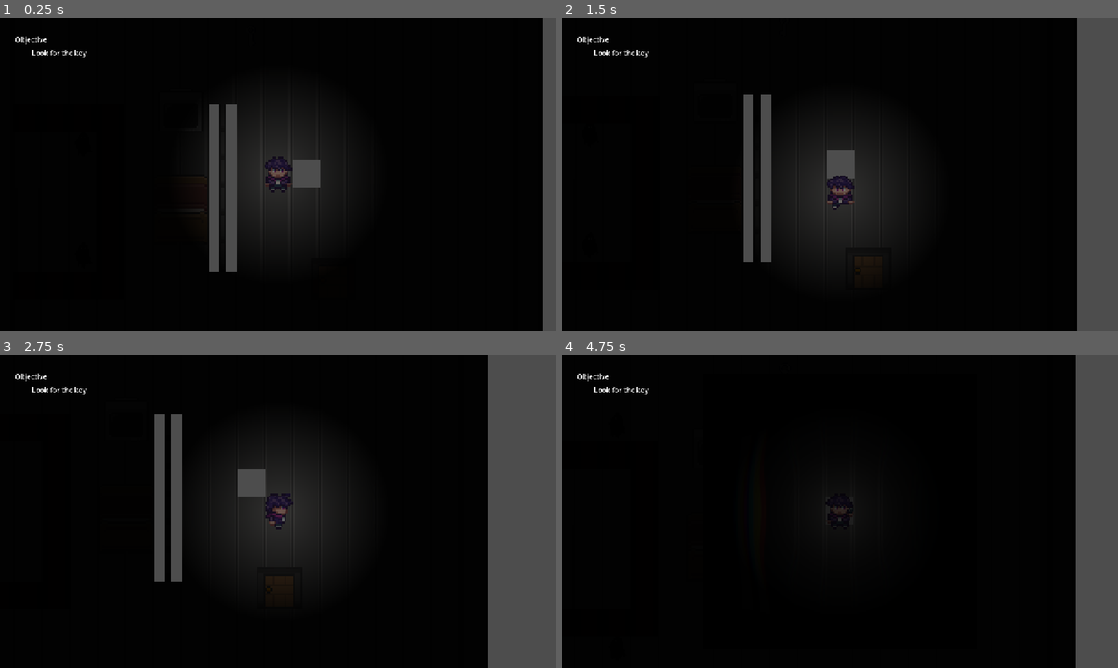
Above: before the commit, frames 1-4 (two rows, left to right).
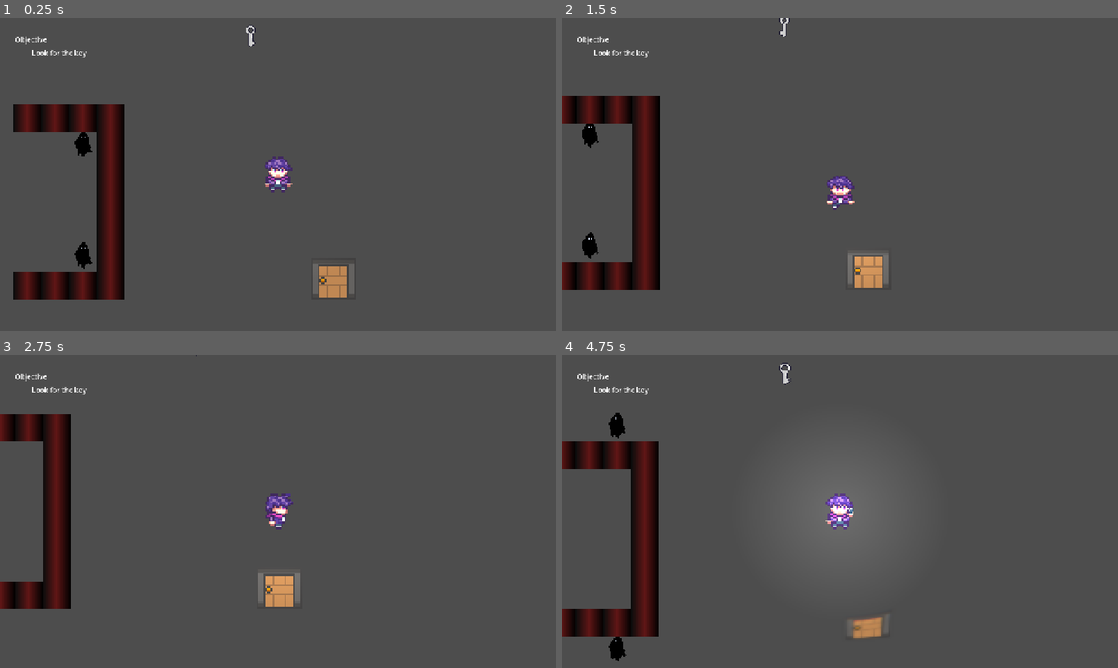
Above: after the commit, the same moments.

Repository: rstricke/Whistlefreeze52
Game: Godot game, scene res://scenes/main.tscn
The game is run twice, just before and just after one commit, with the same random seed, the same clock (stepped at 60 frames per second) and the same inputs.
Inputs:
- Up to frame 1 (0.25 s): no input
- Up to frame 2 (1.5 s): tap Enter at 0.5 s; hold D (move_right) 0.53-1.28 s; tap F (whistle) at 0.6, 1.35 s; hold S (move_down) from 1.28 s (still down)
- Up to frame 3 (2.75 s): release S (move_down) at 2.03 s; hold D (move_right) from 2.03 s (still down); tap F (whistle) at 2.1 s
- Up to frame 4 (4.75 s): release D (move_right) at 2.78 s; hold W (move_up) 2.78-3.53 s; tap F (whistle) at 2.85, 3.6, 4.35 s; hold A (move_left) from 3.53 s (still down)

The runs differ from the first frame. In frame 1, 94% of the frame differs, in the area x 0-98%, y 0-100%; in frame 2, 88%; in frame 3, 84%; in frame 4, 91%.

Commit message:
Add Win Zone

Diff:
--- a/game/scenes/main.tscn
+++ b/game/scenes/main.tscn
@@ -11131,6 +11131,9 @@
 sources/5 = SubResource("TileSetAtlasSource_a8y0u")
 sources/6 = SubResource("TileSetAtlasSource_ya4ey")
 
+[sub_resource type="RectangleShape2D" id="RectangleShape2D_ya4ey"]
+size = Vector2(10, 10)
+
 [node name="Main" type="Node2D" unique_id=1439830060 node_paths=PackedStringArray("player", "obstacleTileMap", "lockedDoor", "unlockedDoor")]
 script = ExtResource("1_0wfyh")
 CELL_SIZE = 64
@@ -11143,6 +11146,7 @@
 monsterSpawnChance = 0.5
 
 [node name="CanvasGroup" type="CanvasGroup" parent="." unique_id=1633049487]
+visible = false
 
 [node name="CanvasModulate" type="CanvasModulate" parent="CanvasGroup" unique_id=1222208188]
 color = Color(0.017732391, 0.017732391, 0.01773239, 1)
@@ -11226,6 +11230,7 @@
 position = Vector2(-512, 256)
 
 [node name="TileMapLayer" type="TileMapLayer" parent="." unique_id=1355179030]
+visible = false
 z_index = -1
 position = Vector2(32.22, 31.56)
 scale = Vector2(4, 4)
@@ -11233,6 +11238,7 @@
 tile_set = SubResource("TileSet_tefeu")
 
 [node name="ObstacleTileMapLayer" type="TileMapLayer" parent="." unique_id=301392592]
+visible = false
 z_index = -1
 position = Vector2(-32, -32)
 scale = Vector2(4, 4)
@@ -11245,6 +11251,7 @@
 [node name="DoorContainer" type="Node2D" parent="." unique_id=242740623]
 
 [node name="Unlocked" type="TileMapLayer" parent="DoorContainer" unique_id=769248801]
+visible = false
 z_index = -1
 position = Vector2(-32, -32)
 scale = Vector2(4, 4)
@@ -11258,6 +11265,14 @@
 tile_map_data = PackedByteArray("AAACAAMAAAAoADsAAAACAAQAAAAoADwAAAADAAMAAAArADsAAAADAAQAAAArADwAAAAEAAMAAAAqADsAAAAEAAQAAAAqADwAAAA=")
 tile_set = SubResource("TileSet_tefeu")
 
+[node name="WinZone" type="Area2D" parent="DoorContainer/Locked" unique_id=1042396685]
+position = Vector2(56, 66.145)
+metadata/_edit_group_ = true
+
+[node name="CollisionShape2D" type="CollisionShape2D" parent="DoorContainer/Locked/WinZone" unique_id=964354987]
+shape = SubResource("RectangleShape2D_ya4ey")
+
 [connection signal="TURN_END" from="Player" to="." method="_on_player_turn_end"]
 [connection signal="UNLOCK_DOOR" from="Player" to="." method="unlock_door"]
 [connection signal="WHISTLED" from="Player" to="." method="spawn_monster"]
+[connection signal="body_entered" from="DoorContainer/Locked/WinZone" to="." method="_on_win_zone_body_entered"]
--- a/game/scripts/grid.gd
+++ b/game/scripts/grid.gd
@@ -144,3 +144,8 @@
 			return cell * CELL_SIZE
 
 	return Vector2.ZERO
+
+
+func _on_win_zone_body_entered(body: Node2D) -> void:
+	if body is Player:
+		print("Winner!")
